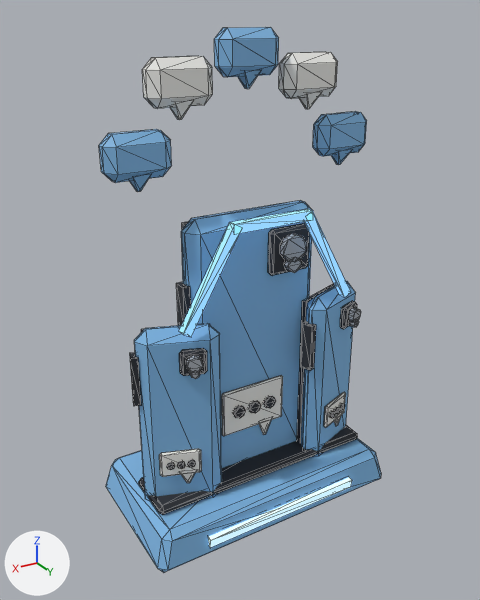
A saved change to the glTF model public/models/quickreply_p1_3.glb.
The view is the same before and after, from a camera (50 mm lens) standing at (0.905, 1.474, 1.385) and looking at (0.021, 0.002, 0.648). The lights are fixed; the arrows at lower left show +X, +Y and +Z. The older version comes first. Mesh edges are drawn as thin lines. Where no turn or scale is listed for an object, it has been applied to the vertices. Vertices at exactly the same position are counted once.

Before the edit, the objects in view are built like this:
```python
me_quickreply_p1_3_mesh = bpy.data.meshes.new('quickreply_p1_3_mesh')
me_quickreply_p1_3_mesh.from_pydata(...)  # 844 vertices, 1448 faces; spans x -0.395..0.395, y -0.224..0.224, z 0.0..1.355
# faces by material slot: [176, 24, 500, 36, 280, 228, 36, 168]
me_quickreply_p1_3_mesh.materials.append(mat_7fb6e3_r0_85_m0_0_e0_0)  # blue #7fb6e3
me_quickreply_p1_3_mesh.materials.append(mat_screen_glow_r0_85_m0_0_e0_8)  # blue #bfe2ff, glowing blue #adcde7
me_quickreply_p1_3_mesh.materials.append(mat_plastic_black_r0_85_m0_0_e0_0)  # dark grey #2a2d33
me_quickreply_p1_3_mesh.materials.append(mat_denim_r0_85_m0_0_e0_5)  # blue #4f6a8f
me_quickreply_p1_3_mesh.materials.append(mat_plastic_white_r0_85_m0_0_e0_0)  # white #eeeeea
me_quickreply_p1_3_mesh.materials.append(mat_metal_light_r0_85_m0_0_e0_0)  # grey #a7adb5
me_quickreply_p1_3_mesh.materials.append(mat_7fb6e3_r0_85_m0_0_e1_0)  # blue #7fb6e3, glowing blue #7fb6e3
me_quickreply_p1_3_mesh.materials.append(mat_7fb6e3_r0_6_m0_0_e0_0)  # blue #7fb6e3
ob_quickreply_p1_3_mesh = bpy.data.objects.new('quickreply_p1_3_mesh', me_quickreply_p1_3_mesh)
ob_quickreply_p1_3_mesh.location = (0.0, 0.0, 0.0)
```
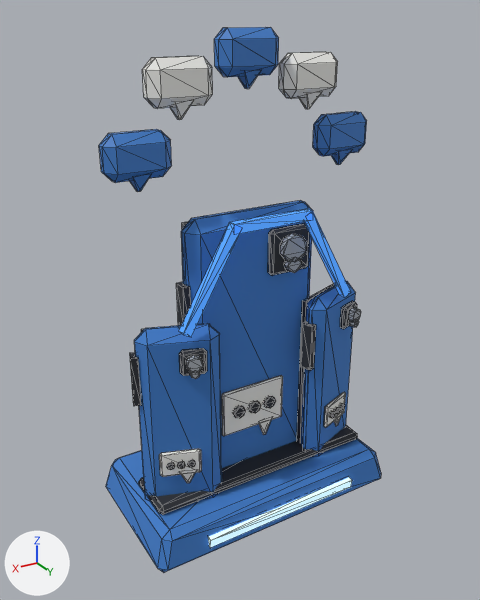
Changed parts and their boxes (x1, y1, x2, y2) in the pictures (480 x 600 px):
part 1 of me_quickreply_p1_3_mesh, recoloured (darker): (106, 200, 381, 573) in both
part 2 of me_quickreply_p1_3_mesh, recoloured (darker): (179, 209, 351, 337) in both
part 3 of me_quickreply_p1_3_mesh, recoloured (darker): (99, 27, 367, 192) in both

Patch to the scene script:
```diff
--- a/public/models/quickreply_p1_3.glb.py
+++ b/public/models/quickreply_p1_3.glb.py
@@ mat_3e7cc9_r0_85_m0_0_e0_0 @@
+mat_3e7cc9_r0_85_m0_0_e0_0 = principled_material('#3e7cc9_r0.85_m0.0_e0.0')
+mat_3e7cc9_r0_85_m0_0_e0_0.base_color = (0.0482, 0.202, 0.584)  # blue #3e7cc9
+mat_3e7cc9_r0_85_m0_0_e0_0.roughness = 0.85
@@ mat_3e7cc9_r0_85_m0_0_e1_0 @@
+mat_3e7cc9_r0_85_m0_0_e1_0 = principled_material('#3e7cc9_r0.85_m0.0_e1.0')
+mat_3e7cc9_r0_85_m0_0_e1_0.base_color = (0.0482, 0.202, 0.584)  # blue #3e7cc9
+mat_3e7cc9_r0_85_m0_0_e1_0.roughness = 0.85
+mat_3e7cc9_r0_85_m0_0_e1_0.emission_color = (0.0482, 0.202, 0.584)  # blue #3e7cc9
+mat_3e7cc9_r0_85_m0_0_e1_0.emission_strength = 1.0
@@ mat_3e7cc9_r0_6_m0_0_e0_0 @@
+mat_3e7cc9_r0_6_m0_0_e0_0 = principled_material('#3e7cc9_r0.6_m0.0_e0.0')
+mat_3e7cc9_r0_6_m0_0_e0_0.base_color = (0.0482, 0.202, 0.584)  # blue #3e7cc9
+mat_3e7cc9_r0_6_m0_0_e0_0.roughness = 0.6
@@ me_quickreply_p1_3_mesh @@
 me_quickreply_p1_3_mesh.from_pydata(...)  # 844 vertices, 1448 faces; spans x -0.395..0.395, y -0.224..0.224, z 0.0..1.355
 # used by ob_quickreply_p1_3_mesh; location = (0.0, 0.0, 0.0)
+# me_quickreply_p1_3_mesh part 1: all 176 faces that had it switch from mat_7fb6e3_r0_85_m0_0_e0_0 (blue #7fb6e3) to mat_3e7cc9_r0_85_m0_0_e0_0 (blue #3e7cc9)
+# me_quickreply_p1_3_mesh part 2: all 36 faces that had it switch from mat_7fb6e3_r0_85_m0_0_e1_0 (blue #7fb6e3, glowing blue #7fb6e3) to mat_3e7cc9_r0_85_m0_0_e1_0 (blue #3e7cc9, glowing blue #3e7cc9)
+# me_quickreply_p1_3_mesh part 3: all 168 faces that had it switch from mat_7fb6e3_r0_6_m0_0_e0_0 (blue #7fb6e3) to mat_3e7cc9_r0_6_m0_0_e0_0 (blue #3e7cc9)
 me_quickreply_p1_3_mesh.materials.append(mat_screen_glow_r0_85_m0_0_e0_8)
```
